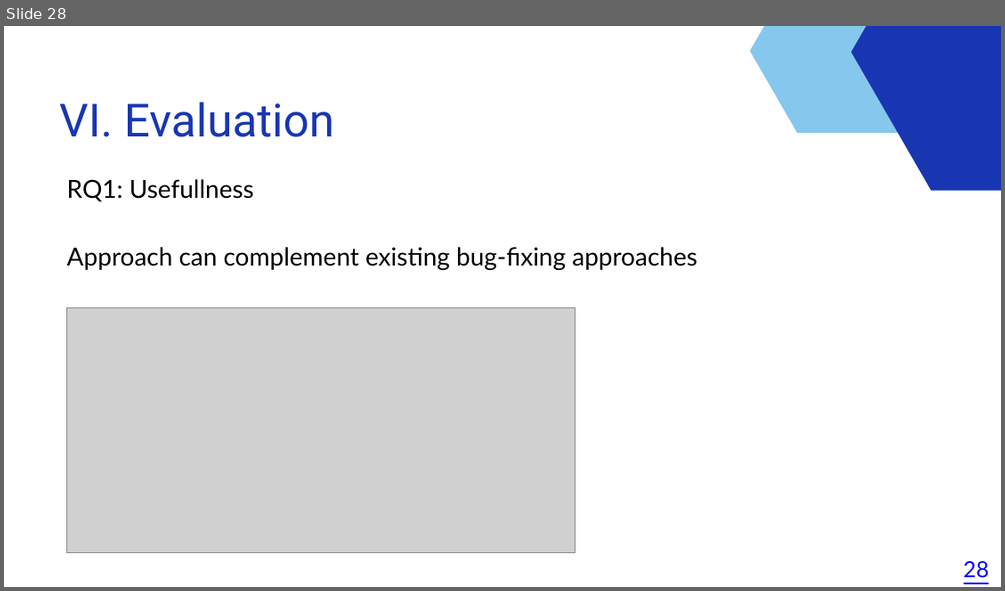
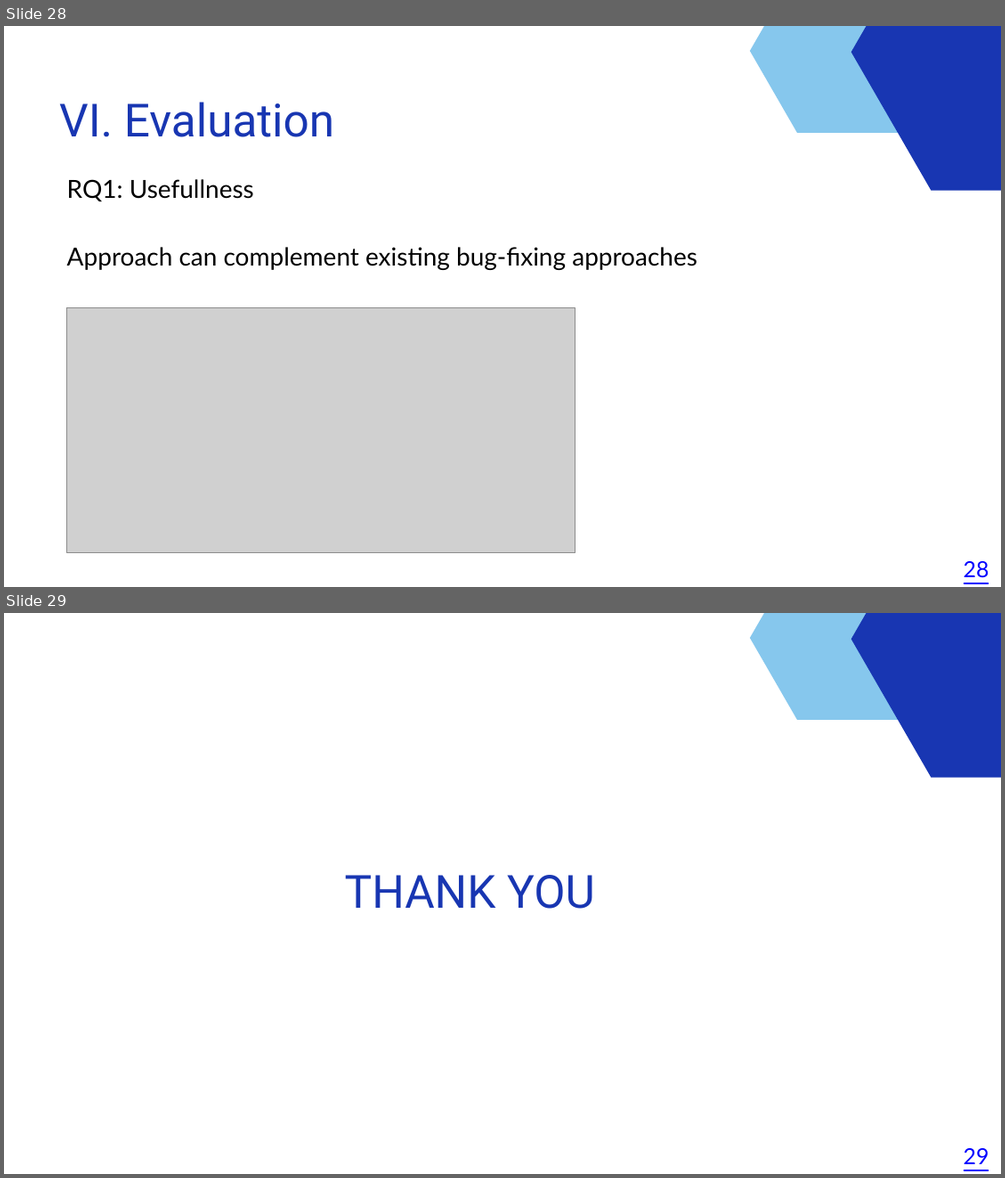
Before and after one commit to soen691winter2025/paperpresentationslides-minhnhatle104, a slide deck: Fixing Recurring Crash Bugs via Analyzing QA Sites T.pptx. Shown one above the other, each under a label of ours: slide 28 before the commit, slides 28 and 29 after it. The pictures are 1005x591 and 1005x1178 pixels, drawn with LibreOffice and Linux fonts; fonts in the diff are those of the drawing; grey boxes stand for pictures. Boxes give left, top, right and bottom in pixels: in the first picture for what was removed or moved away, otherwise in the second. Text is boxed around its words. In the diff, an @@ line names an element or a change of style, - is before the commit and + after.

Commit message:
Fix slides powerpoint

```diff
--- a/Fixing Recurring Crash Bugs via Analyzing QA Sites T.pptx
+++ b/Fixing Recurring Crash Bugs via Analyzing QA Sites T.pptx
@@ slide 29 added at [4,613,1001,1174], background #FFFFFF @@
@@ freeform shape added at [750,613,1001,720], fill #86C7ED @@
@@ freeform shape added at [850,613,1001,777], fill #1836B2 @@
@@ text added at [345,875,595,908], 66 pt, text #1836B2 @@
+THANK YOU
@@ text added at [963,1148,989,1164], 32 pt, text #0000FF, underline @@
+29
```
Also in this commit, not shown: 1 other file.
